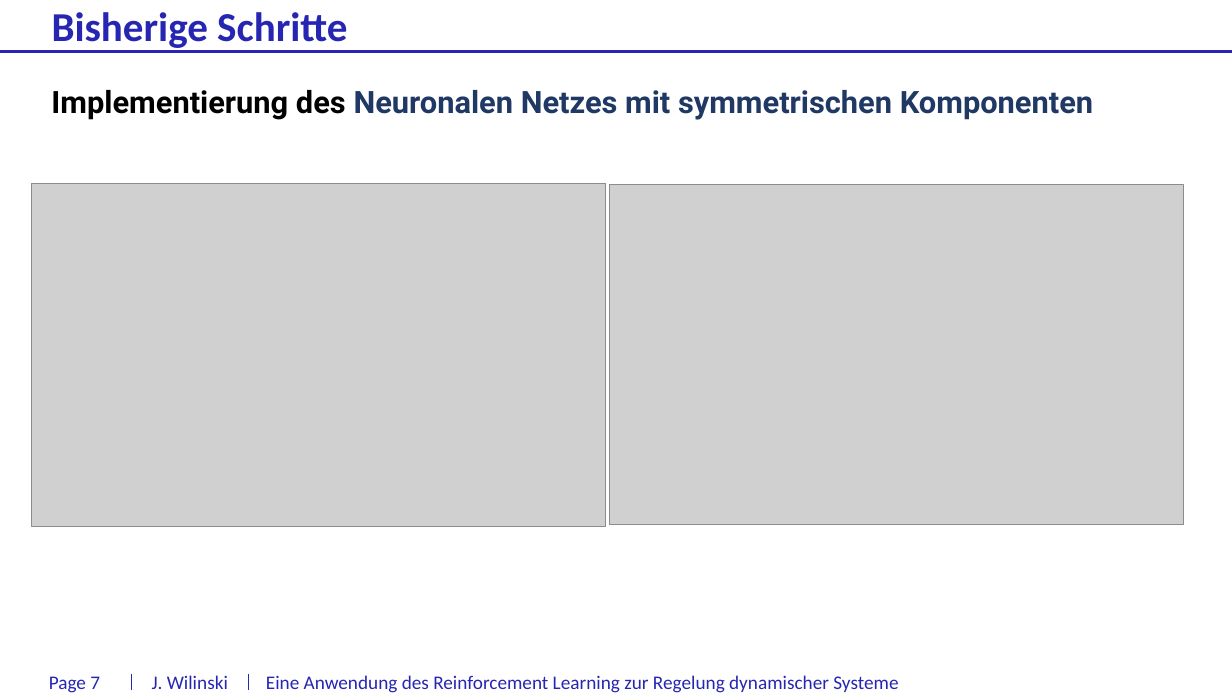
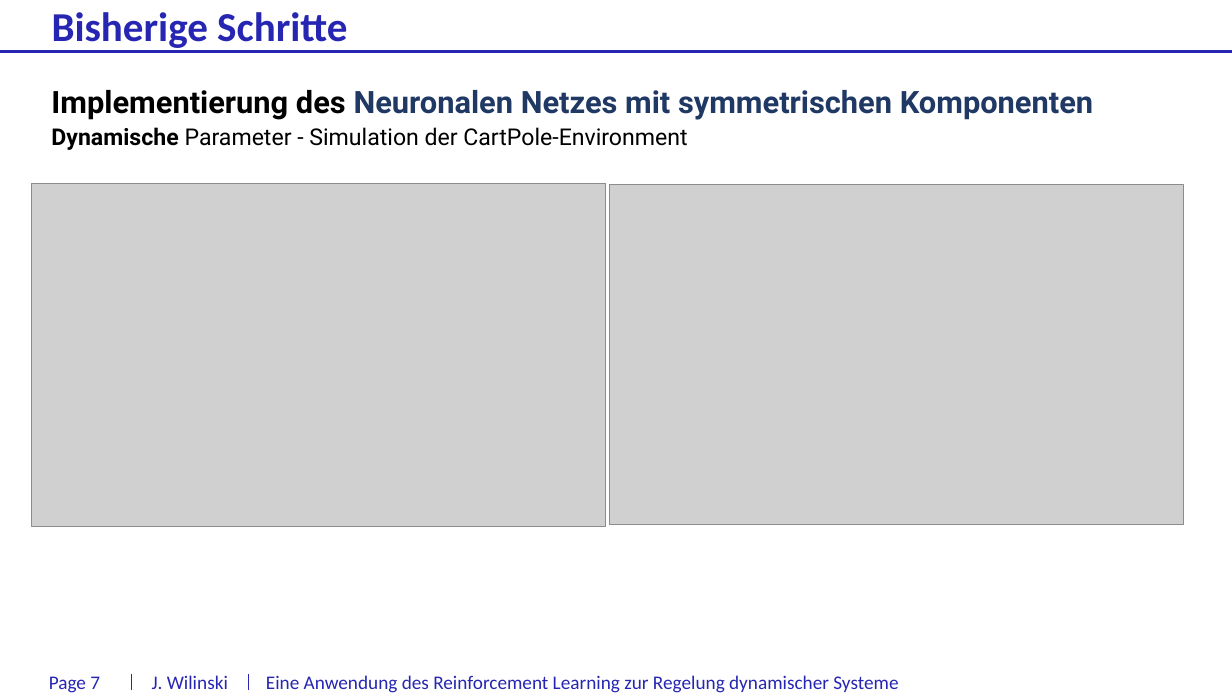
Before and after one commit to J0nasW/BA, a slide deck: slide 7 of docs/Statusgespräch_17072018.pptx. Drawn at 1232x693 pixels with LibreOffice and Linux fonts; fonts in the diff are those of the drawing; grey boxes stand for pictures; background and template pictures are left out. Boxes give left, top, right and bottom in pixels: in the first picture for what was removed or moved away, otherwise in the second. Text is boxed around its words. In the diff, an @@ line names an element or a change of style, - is before the commit and + after.

```diff
--- a/docs/Statusgespräch_17072018.pptx
+++ b/docs/Statusgespräch_17072018.pptx
@@ text added at [51, 127, 687, 150], 18 pt, text #000000 @@
+Dynamische Parameter - Simulation der CartPole-Environment
```
Also in this commit, not shown: 5 other slides changed, 1 other file.
